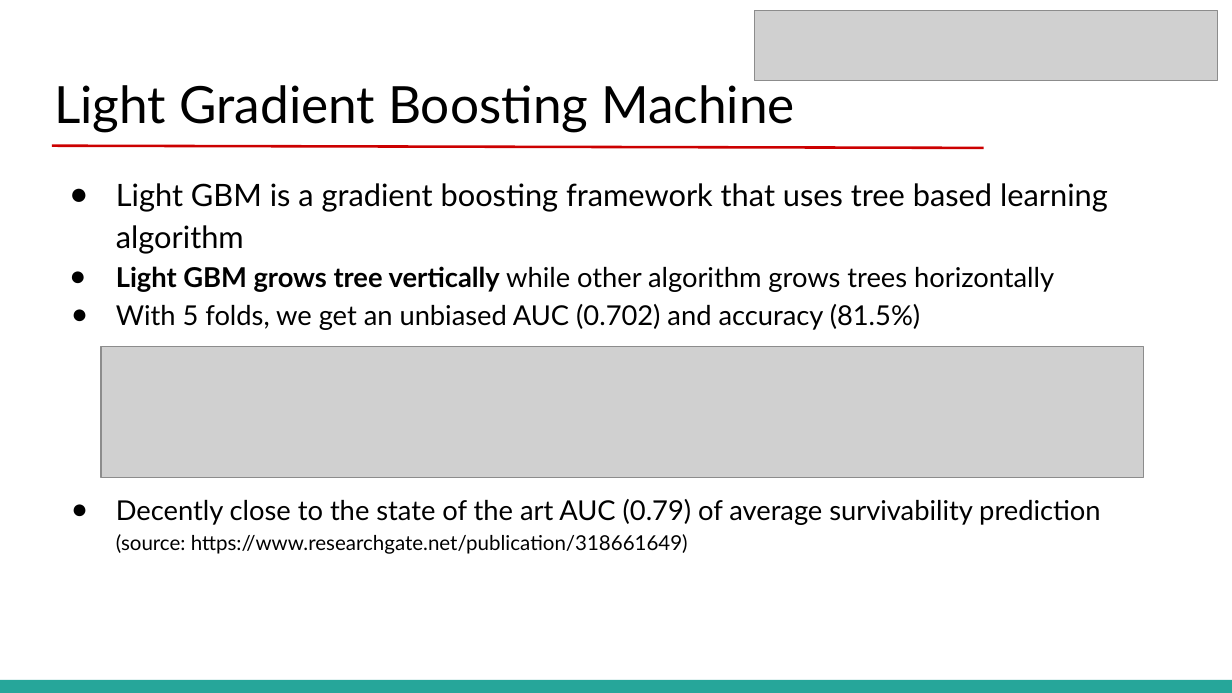
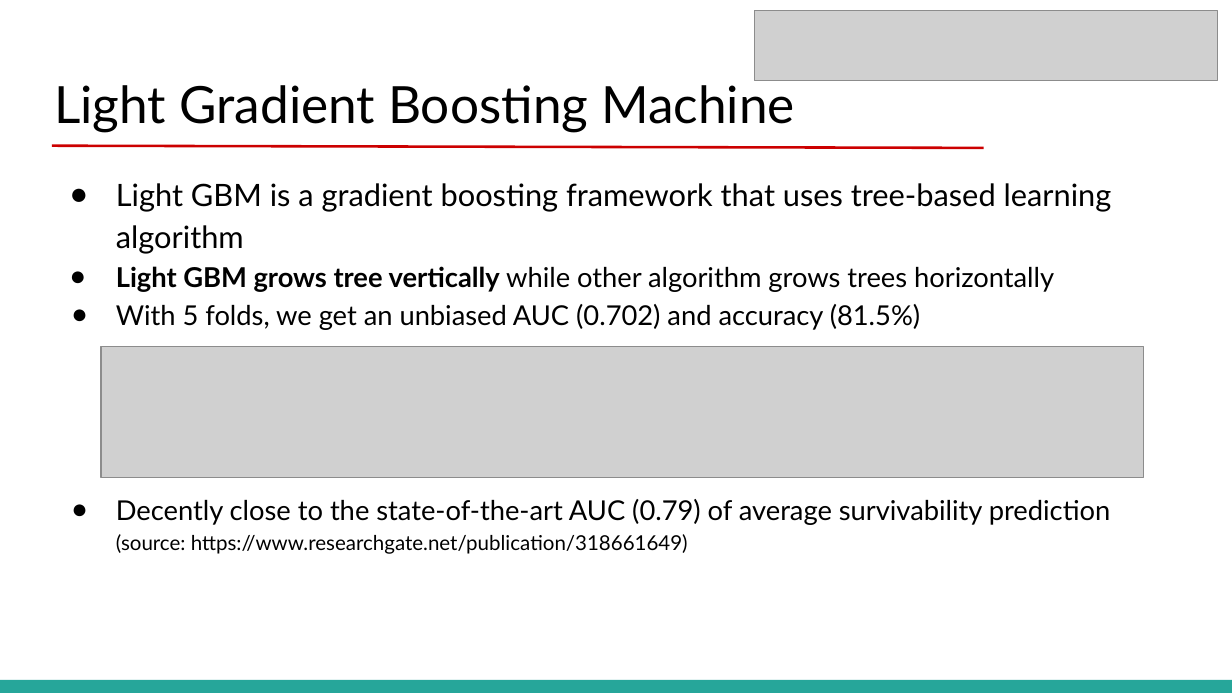
Before and after one commit to ludmila77/Team1-MIS536, a slide deck: slide 10 of reports/Final Presentation.pptx. Drawn at 1232x693 pixels with LibreOffice and Linux fonts; fonts in the diff are those of the drawing; grey boxes stand for pictures. Boxes give left, top, right and bottom in pixels: in the first picture for what was removed or moved away, otherwise in the second. Text is boxed around its words. In the diff, an @@ line names an element or a change of style, - is before the commit and + after.

```diff
--- a/reports/Final Presentation.pptx
+++ b/reports/Final Presentation.pptx
@@ text at (x1=116, y1=183, x2=1112, y2=254): text changed @@
-● Light GBM is a gradient boosting framework that uses tree based learning algorithm
+● Light GBM is a gradient boosting framework that uses tree-based learning algorithm
@@ text at (x1=116, y1=499, x2=1111, y2=554): text changed @@
-● Decently close to the state of the art AUC (0.79) of average survivability prediction (source: https://www.researchgate.net/publication/318661649)
+● Decently close to the state-of-the-art AUC (0.79) of average survivability prediction (source: https://www.researchgate.net/publication/318661649)
```
Also in this commit, not shown: 4 other slides changed, 3 slides added, 1 slide removed.
